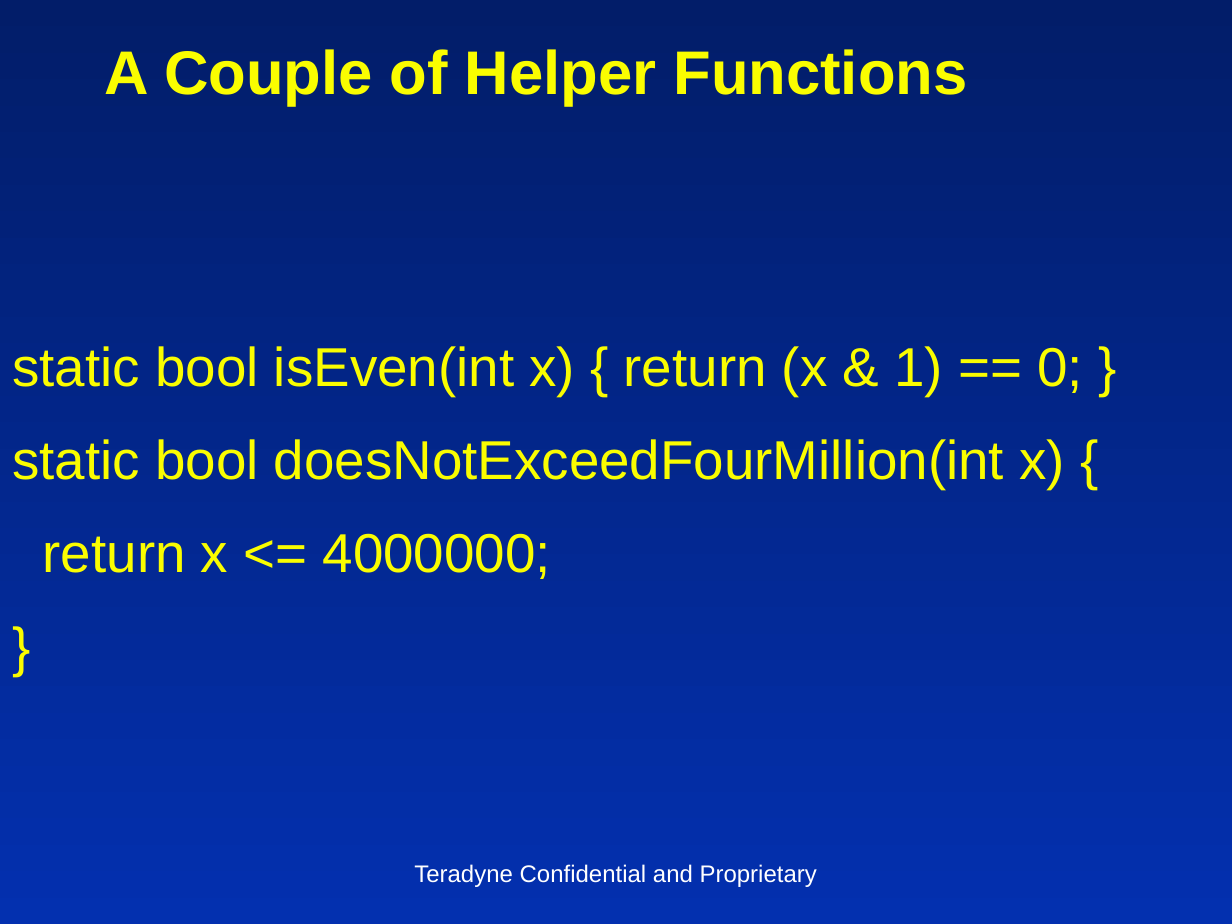
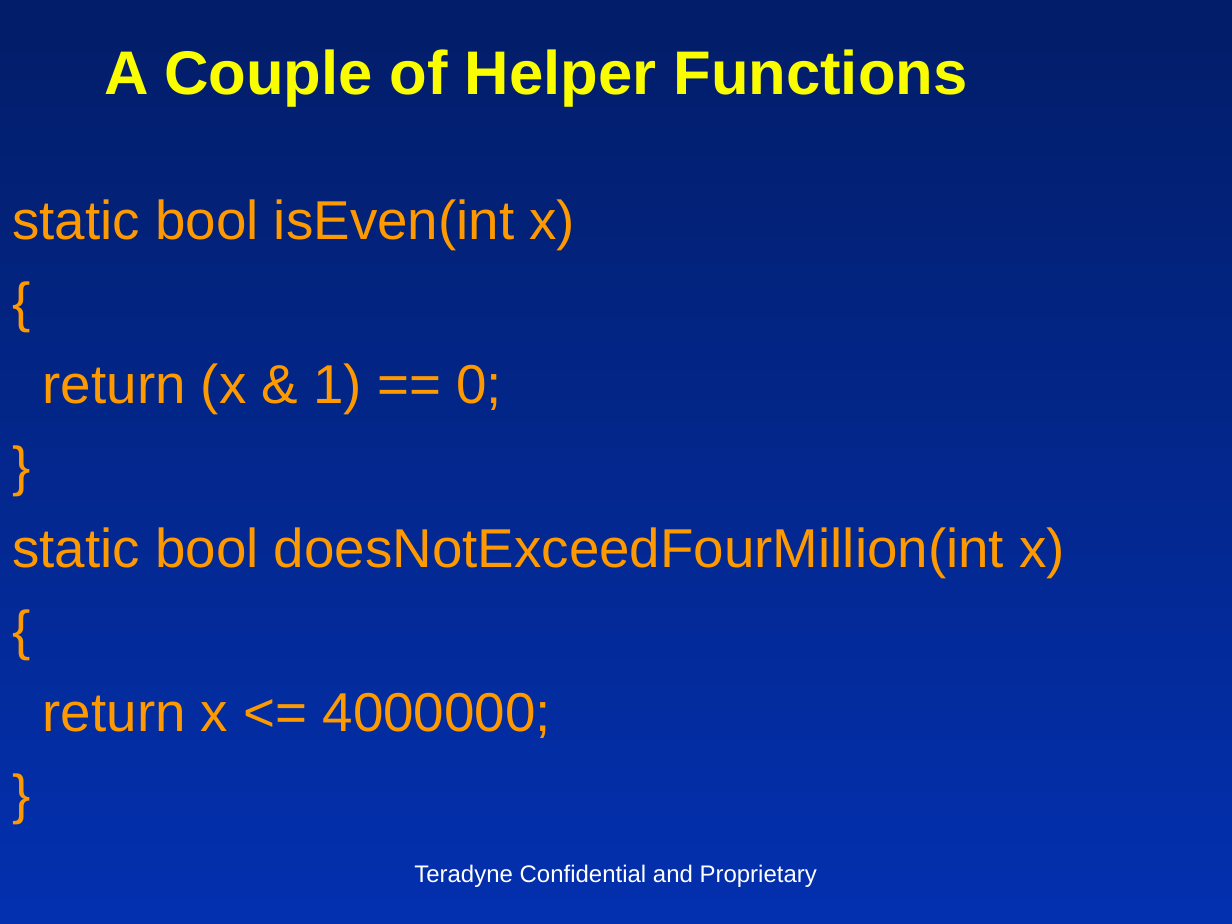
Before and after one commit to insideoutclub/Euler, a slide deck: slide 11 of FiveEasyPieces2.pptx. Drawn at 1232x924 pixels with LibreOffice and Linux fonts; fonts in the diff are those of the drawing. Boxes give left, top, right and bottom in pixels: in the first picture for what was removed or moved away, otherwise in the second. Text is boxed around its words. In the diff, an @@ line names an element or a change of style, - is before the commit and + after.

```diff
--- a/FiveEasyPieces2.pptx
+++ b/FiveEasyPieces2.pptx
@@ text at (x1=12, y1=199, x2=1065, y2=577): text changed; text colour #FAFD00 to #FF9900 @@
-static bool isEven(int x) { return (x & 1) == 0; }
-static bool doesNotExceedFourMillion(int x) {
+static bool isEven(int x)
+{
+return (x & 1) == 0;
+}
+static bool doesNotExceedFourMillion(int x)
+{
@@ text at (x1=43, y1=692, x2=551, y2=738): text colour #FAFD00 to #FF9900 in "return x <= 4000000;", "}"; less space between paragraphs @@
```
Also in this commit, not shown: 15 other slides changed, 1 other file.
